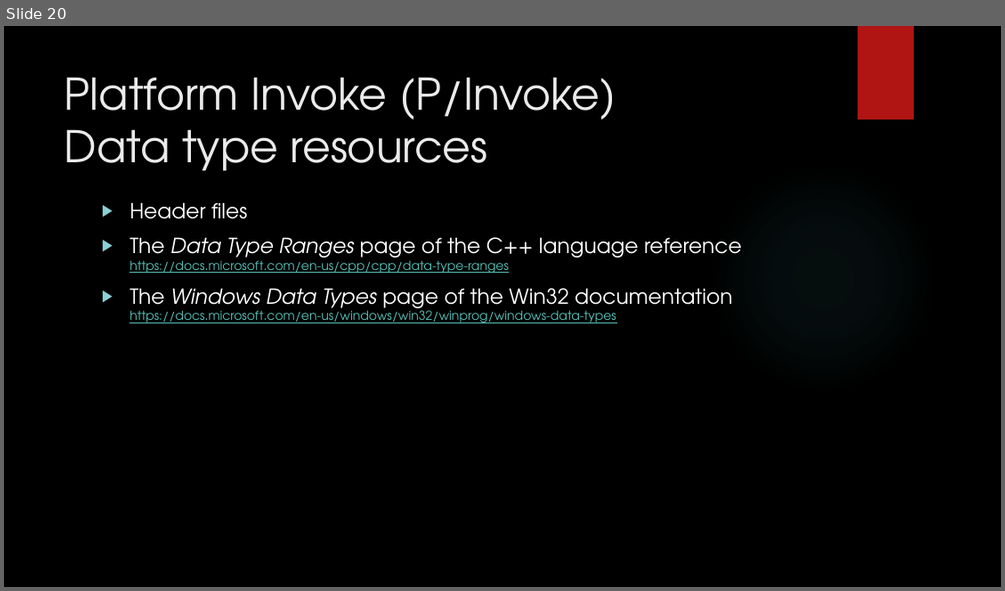
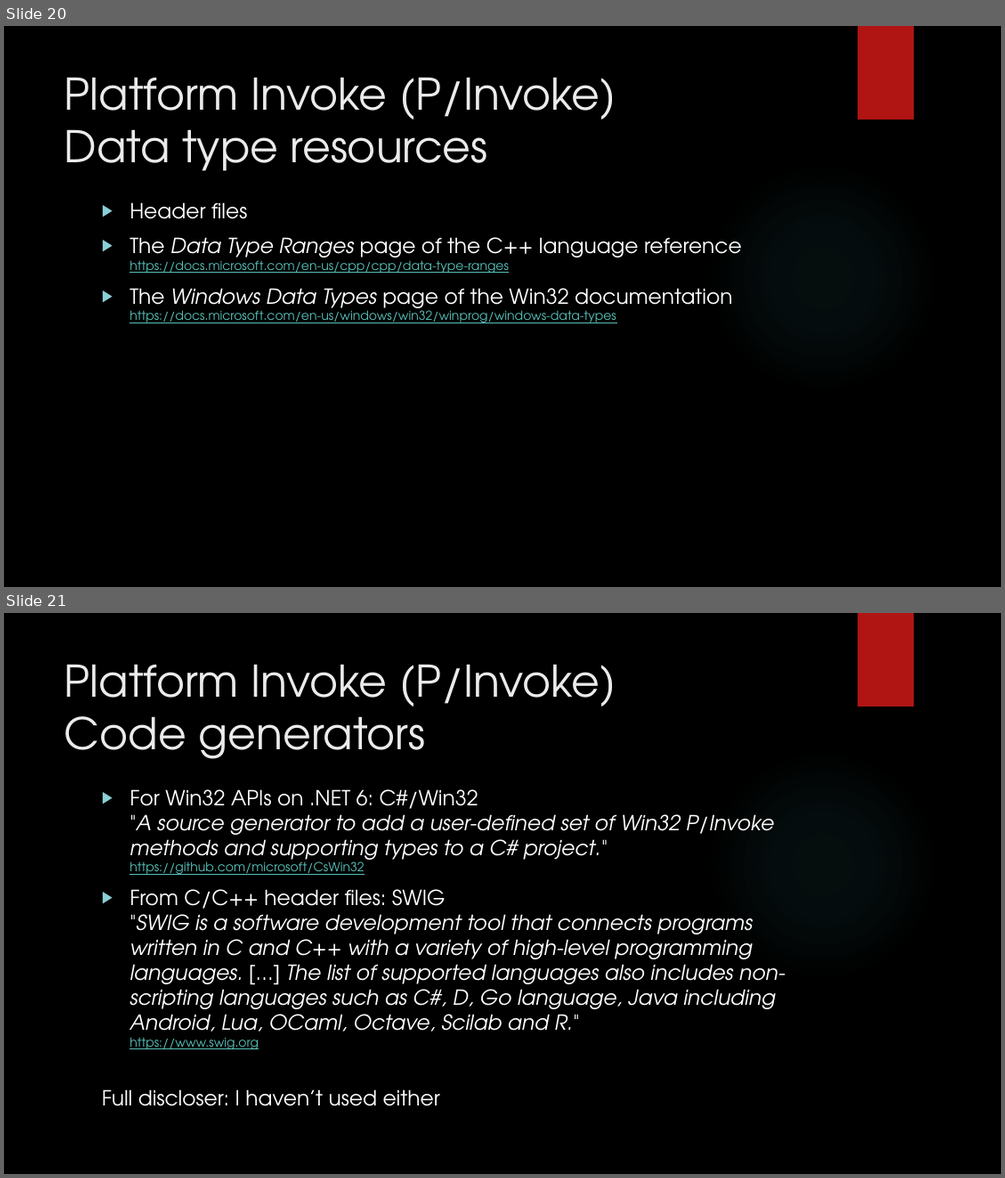
Before and after one commit to dennisdietrich/UnsafeCSharp, a slide deck: doc/Introduction to unsafe C#.pptx. Shown one above the other, each under a label of ours: slide 20 before the commit, slides 20 and 21 after it. The pictures are 1005x591 and 1005x1178 pixels, drawn with LibreOffice and Linux fonts; fonts in the diff are those of the drawing; background and template pictures are left out. Boxes give left, top, right and bottom in pixels: in the first picture for what was removed or moved away, otherwise in the second. Text is boxed around its words. In the diff, an @@ line names an element or a change of style, - is before the commit and + after.

```diff
--- a/doc/Introduction to unsafe C#.pptx
+++ b/doc/Introduction to unsafe C#.pptx
@@ slide 21 added at bbox=[4, 613, 1001, 1174], background picture (left out); not listed: 2 template elements that a slide beside it also shows @@
@@ title added at bbox=[65, 664, 615, 759], 42 pt, text #EBEBEB @@
+Platform Invoke (P/Invoke)
+Code generators
@@ text added at bbox=[102, 789, 785, 1106], 20 pt, text #FFFFFF, italic @@
+▶ For Win32 APIs on .NET 6: C#/Win32
+  "A source generator to add a user-defined set of Win32 P/Invoke methods and supporting types to a C# project."
+  https://github.com/microsoft/CsWin32
+▶ From C/C++ header files: SWIG
+  "SWIG is a software development tool that connects programs written in C and C++ with a variety of high-level programming languages. […] The list of supported languages also includes non-scripting languages such as C#, D, Go language, Java including Android, Lua, OCaml, Octave, Scilab and R."
+  https://www.swig.org
+Full discloser: I haven’t used either
```
Also in this commit, not shown: 2 slides changed, 9 other files.
